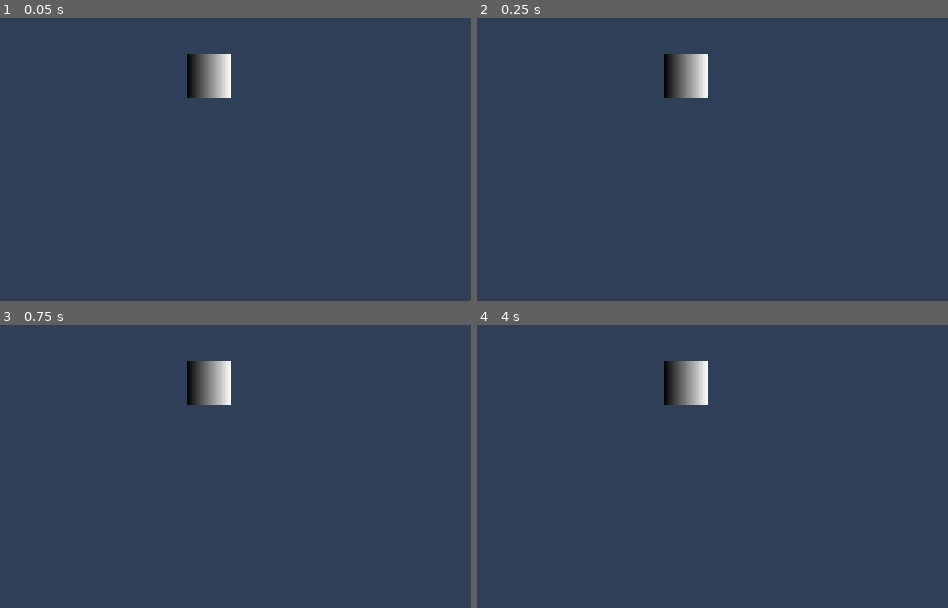
Above: before the commit, frames 1-4 (two rows, left to right).
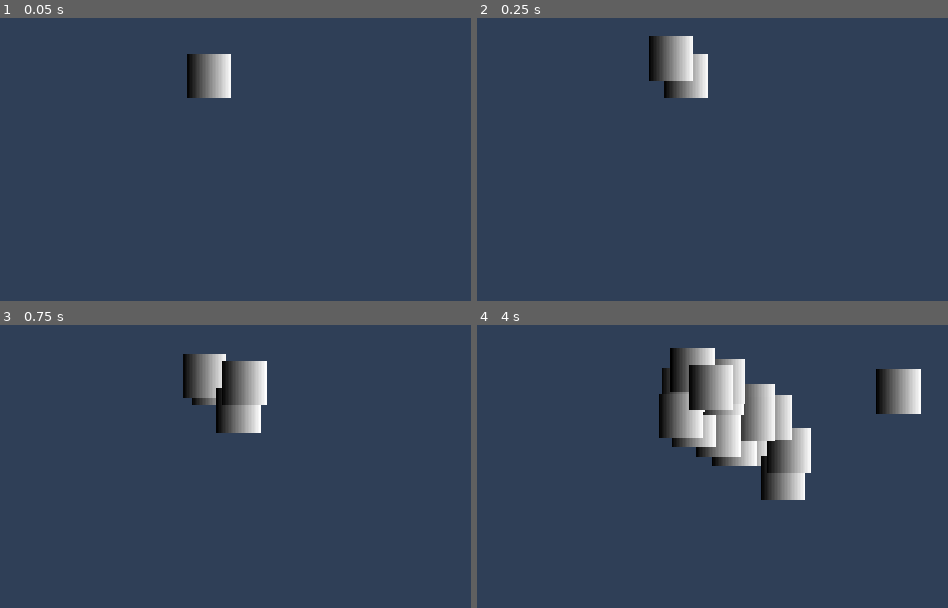
Above: after the commit, the same moments.

Repository: appellatebaton0/siege-4
Game: Godot game, scene res://scenes/main.tscn
Two runs of this game, one before a commit and one after it. Both use one fixed random seed, a clock stepped at 60 frames per second and the inputs below.
Inputs:
- Up to frame 1 (0.05 s): no input
- Up to frame 2 (0.25 s): no input
- Up to frame 3 (0.75 s): tap Enter at 0.5 s; hold D (right) from 0.53 s (still down)
- Up to frame 4 (4 s): release D (right) at 1.28 s; hold S (down) 1.28-2.03 s; hold D (right) 2.03-2.78 s; hold W (up) 2.78-3.53 s; hold A (left) from 3.53 s (still down)

Frame 1 is identical in both runs. In frame 2, 1.4% of the frame differs, in the area x 36-46%, y 6-23%; in frame 3, 3.7%; in frame 4, 12%, in the area x 38-95%, y 8-62%.

Commit message:
v0.2 - Enemy Spawning
- Got the most basic possible spawner and enemy set up, the enemies just move in a very straight direction.

Diff:
--- a/project.godot
+++ b/project.godot
@@ -14,10 +14,6 @@
 run/main_scene="uid://chm3si0nicqxd"
 config/features=PackedStringArray("4.5", "Forward Plus")
 config/icon="res://icon.svg"
-
-[autoload]
-
-Global="*res://scripts/global.gd"
 
 [display]
 
--- /dev/null
+++ b/scenes/enemy.tscn
@@ -0,0 +1,32 @@
+[gd_scene load_steps=7 format=3 uid="uid://chtyhmq2k76yo"]
+
+[ext_resource type="Script" path="res://scripts/bot.gd" id="1_7p1mj"]
+[ext_resource type="Script" uid="uid://dx6xpuy57uxvg" path="res://scripts/bits/areamaster2D.gd" id="2_5uy6h"]
+[ext_resource type="Script" uid="uid://ce0lih35lp5ov" path="res://scripts/bits/movemaster2d.gd" id="3_c4w8v"]
+[ext_resource type="Script" uid="uid://cy1rmplhq2axl" path="res://scripts/bits/movebits/straight.gd" id="4_xwavj"]
+
+[sub_resource type="Gradient" id="Gradient_md0e3"]
+
+[sub_resource type="GradientTexture2D" id="GradientTexture2D_4ra3w"]
+gradient = SubResource("Gradient_md0e3")
+
+[node name="Enemy" type="Node2D"]
+script = ExtResource("1_7p1mj")
+
+[node name="Sprite2D" type="Sprite2D" parent="."]
+texture = SubResource("GradientTexture2D_4ra3w")
+
+[node name="Area2D" type="Area2D" parent="."]
+
+[node name="AreaMasterBit2D" type="Node" parent="Area2D"]
+script = ExtResource("2_5uy6h")
+metadata/_custom_type_script = "uid://dx6xpuy57uxvg"
+
+[node name="CharacterBody2D" type="CharacterBody2D" parent="."]
+
+[node name="MoveMasterBit2D" type="Node" parent="CharacterBody2D"]
+script = ExtResource("3_c4w8v")
+metadata/_custom_type_script = "uid://ce0lih35lp5ov"
+
+[node name="Node" type="Node" parent="CharacterBody2D"]
+script = ExtResource("4_xwavj")
--- a/scenes/main.tscn
+++ b/scenes/main.tscn
@@ -1,32 +1,47 @@
-[gd_scene load_steps=6 format=3 uid="uid://chm3si0nicqxd"]
+[gd_scene load_steps=9 format=3 uid="uid://chm3si0nicqxd"]
 
 [ext_resource type="Script" path="res://scripts/bot.gd" id="1_o5qli"]
-[ext_resource type="Script" uid="uid://ce0lih35lp5ov" path="res://scripts/bits/movemaster2d.gd" id="2_sugp2"]
-[ext_resource type="Script" uid="uid://dm0cvcckbo1ha" path="res://scripts/bits/movebits/control_bits/float_control.gd" id="3_jyhfs"]
-
-[sub_resource type="Gradient" id="Gradient_sugp2"]
-
-[sub_resource type="GradientTexture2D" id="GradientTexture2D_jyhfs"]
-gradient = SubResource("Gradient_sugp2")
+[ext_resource type="PackedScene" uid="uid://dt5anurf2hd6c" path="res://scenes/player.tscn" id="1_o6xl0"]
+[ext_resource type="Script" uid="uid://b55vjdqvt4nkj" path="res://scripts/values/packed_scene/manual_packedscene.gd" id="4_tipki"]
+[ext_resource type="PackedScene" uid="uid://chtyhmq2k76yo" path="res://scenes/enemy.tscn" id="5_85g3d"]
+[ext_resource type="Script" uid="uid://donf4y4qkpwsw" path="res://scripts/bits/spawner.gd" id="5_tefeu"]
+[ext_resource type="Script" uid="uid://b1o48vkwquyxs" path="res://scripts/values/node/manual_node.gd" id="6_choun"]
+[ext_resource type="Script" uid="uid://bl57jg6s28sas" path="res://scripts/values/vector2/rect_vec2.gd" id="7_ya4ey"]
+[ext_resource type="Script" uid="uid://dc8sod06feafh" path="res://scripts/values/float/manual_float.gd" id="8_tipki"]
 
 [node name="Main" type="Node" groups=["Main"]]
 
-[node name="Node2D" type="Node2D" parent="."]
+[node name="Player" parent="." instance=ExtResource("1_o6xl0")]
+
+[node name="Spawner" type="Node2D" parent="."]
 script = ExtResource("1_o5qli")
 
-[node name="CharacterBody2D" type="CharacterBody2D" parent="Node2D"]
+[node name="SpawnerBit" type="Node" parent="Spawner" node_paths=PackedStringArray("parent", "scene", "spawn_position", "interval")]
+script = ExtResource("5_tefeu")
+parent = NodePath("ManualNode")
+scene = NodePath("ManualPackedScene")
+spawn_position = NodePath("AreaVector2")
+interval = NodePath("ManualFloat")
+metadata/_custom_type_script = "uid://donf4y4qkpwsw"
 
-[node name="MoveMasterBit2D" type="Node" parent="Node2D/CharacterBody2D"]
-script = ExtResource("2_sugp2")
-metadata/_custom_type_script = "uid://ce0lih35lp5ov"
+[node name="ManualPackedScene" type="Node" parent="Spawner/SpawnerBit"]
+script = ExtResource("4_tipki")
+response = ExtResource("5_85g3d")
+metadata/_custom_type_script = "uid://b55vjdqvt4nkj"
 
-[node name="FloatControlBit" type="Node" parent="Node2D/CharacterBody2D"]
-script = ExtResource("3_jyhfs")
-acceleration = 300.0
-max_speed = 400.0
-metadata/_custom_type_script = "uid://dm0cvcckbo1ha"
+[node name="ManualNode" type="Node" parent="Spawner/SpawnerBit" node_paths=PackedStringArray("response")]
+script = ExtResource("6_choun")
+response = NodePath("../../..")
+metadata/_custom_type_script = "uid://b1o48vkwquyxs"
 
-[node name="Sprite2D" type="Sprite2D" parent="Node2D"]
-texture = SubResource("GradientTexture2D_jyhfs")
+[node name="AreaVector2" type="Node" parent="Spawner/SpawnerBit"]
+script = ExtResource("7_ya4ey")
+negative_bounds = Vector2(-50, -50)
+positive_bounds = Vector2(50, 50)
+
+[node name="ManualFloat" type="Node" parent="Spawner/SpawnerBit"]
+script = ExtResource("8_tipki")
+response = 0.2
+metadata/_custom_type_script = "uid://dc8sod06feafh"
 
 [node name="Camera2D" type="Camera2D" parent="."]
--- /dev/null
+++ b/scenes/player.tscn
@@ -0,0 +1,37 @@
+[gd_scene load_steps=7 format=3 uid="uid://dt5anurf2hd6c"]
+
+[ext_resource type="Script" path="res://scripts/bot.gd" id="1_dqkch"]
+[ext_resource type="Script" uid="uid://ce0lih35lp5ov" path="res://scripts/bits/movemaster2d.gd" id="2_qlg0r"]
+[ext_resource type="Script" uid="uid://dm0cvcckbo1ha" path="res://scripts/bits/movebits/control_bits/float_control.gd" id="3_tuyoq"]
+[ext_resource type="Script" uid="uid://dx6xpuy57uxvg" path="res://scripts/bits/areamaster2D.gd" id="4_fjrip"]
+
+[sub_resource type="Gradient" id="Gradient_sugp2"]
+
+[sub_resource type="GradientTexture2D" id="GradientTexture2D_jyhfs"]
+gradient = SubResource("Gradient_sugp2")
+
+[node name="Player" type="Node2D"]
+script = ExtResource("1_dqkch")
+
+[node name="CharacterBody2D" type="CharacterBody2D" parent="."]
+
+[node name="MoveMasterBit2D" type="Node" parent="CharacterBody2D"]
+script = ExtResource("2_qlg0r")
+metadata/_custom_type_script = "uid://ce0lih35lp5ov"
+
+[node name="FloatControlBit" type="Node" parent="CharacterBody2D"]
+script = ExtResource("3_tuyoq")
+acceleration = 300.0
+max_speed = 400.0
+metadata/_custom_type_script = "uid://dm0cvcckbo1ha"
+
+[node name="Area2D" type="Area2D" parent="."]
+
+[node name="AreaMasterBit2D" type="Node" parent="Area2D"]
+script = ExtResource("4_fjrip")
+metadata/_custom_type_script = "uid://dx6xpuy57uxvg"
+
+[node name="CollisionShape2D" type="CollisionShape2D" parent="Area2D"]
+
+[node name="Sprite2D" type="Sprite2D" parent="."]
+texture = SubResource("GradientTexture2D_jyhfs")
--- a/scripts/bits/bit.gd
+++ b/scripts/bits/bit.gd
@@ -13,12 +13,15 @@
 	if isolated:
 		return self
 
-	var parent = get_parent()
+	# Search up through the hierarchy
+	var with = get_parent()
 
-	if parent is Bit:
-		return parent.get_bot()
-
-	if parent is Bot:
-		return parent
+	for i in range(3):
+		if with is Bit:
+			return with.bot
+		elif with is Bot:
+			return with
+		else:
+			with = with.get_parent()
 
 	return self
--- a/scripts/bits/movebits/control_bits/float_control.gd
+++ b/scripts/bits/movebits/control_bits/float_control.gd
@@ -1,11 +1,13 @@
 class_name FloatControlBit extends ControlBit
 ## Allows for controlling the Bot like it's floating. (Top down)
 ## NOTE: Make sure the CharacterBody is on the Floating motion_mode.
+
 
 ## How fast the bot approaches max speed, per second.
 @export var acceleration := 30.0
 ## The fastest the bot can go like this.
 @export var max_speed := 90.0
+
 
 func phys_active(delta:float) -> void:
 	if master != null:
@@ -13,7 +15,5 @@
 		master.set_direction_x(Input.get_axis(inputs[inp.left], inputs[inp.right]))
 		master.set_direction_y(Input.get_axis(inputs[inp.up], inputs[inp.down]))
 
-		print(master.mover.velocity)
-
 		# Apply the velocity
 		master.mover.velocity = vec2_move_towards(master.mover.velocity, master.get_direction() * max_speed, delta * acceleration)
--- a/scripts/bits/movebits/move2d.gd
+++ b/scripts/bits/movebits/move2d.gd
@@ -7,6 +7,11 @@
 	var parent = get_parent()
 	if parent is MoveMasterBit2D:
 		return parent
+
+	for child in get_parent().get_children():
+		if child is MoveMasterBit2D:
+			return child
+
 	return null
 
 func vec2_move_towards(from:Vector2, to:Vector2, delta:float):
--- /dev/null
+++ b/scripts/bits/movebits/straight.gd
@@ -0,0 +1,15 @@
+class_name StraightMoveBit2D extends MoveBit2D
+## Moves in a straight, preset direction. Good for things like bullets, for example.
+
+## The speeds to move towards for the x and y value.
+@export var max_speeds:Vector2 = Vector2(30.0, 30.0)
+## How much to move towards the max speeds, per second.
+@export var acceleration:float = 30.0
+
+func on_active() -> void:
+	if master != null:
+		master.set_direction(max_speeds)
+
+func phys_active(delta:float) -> void:
+	if master != null:
+		master.mover.velocity = vec2_move_towards(master.mover.velocity, max_speeds, acceleration * delta * 60)
--- a/scripts/bits/movemaster2d.gd
+++ b/scripts/bits/movemaster2d.gd
@@ -98,14 +98,14 @@
 				initial_bit = child
 				break
 
-
-
+	# Run the on_active for any bits that will be active
+	# minus the initial_bit, which gets handled by other things.
+	for bit in bits:
+		if bit != initial_bit and not bit.exclusive:
+			bit.on_active()
 
 	if initial_bit != null:
-		print("ini")
 		change_bit(initial_bit)
-
-
 
 func _process(delta: float) -> void:
 	# Run all bits' appropriate functions.
--- /dev/null
+++ b/scripts/values/vector2/rect_vec2.gd
@@ -0,0 +1,10 @@
+class_name RectVector2 extends Vector2Value
+## Returns a random point from within the bounds specified.
+
+## The negative bounds for the x and y.
+@export var negative_bounds = Vector2.ZERO
+## The positive bounds for the x and y.
+@export var positive_bounds = Vector2.ZERO
+
+func value() -> Vector2:
+	return Vector2(randf_range(negative_bounds.x, positive_bounds.x), randf_range(negative_bounds.y, positive_bounds.y))
Not shown, added: scripts/bits/movebits/straight.gd.uid
Not shown, added: scripts/values/vector2/rect_vec2.gd.uid
